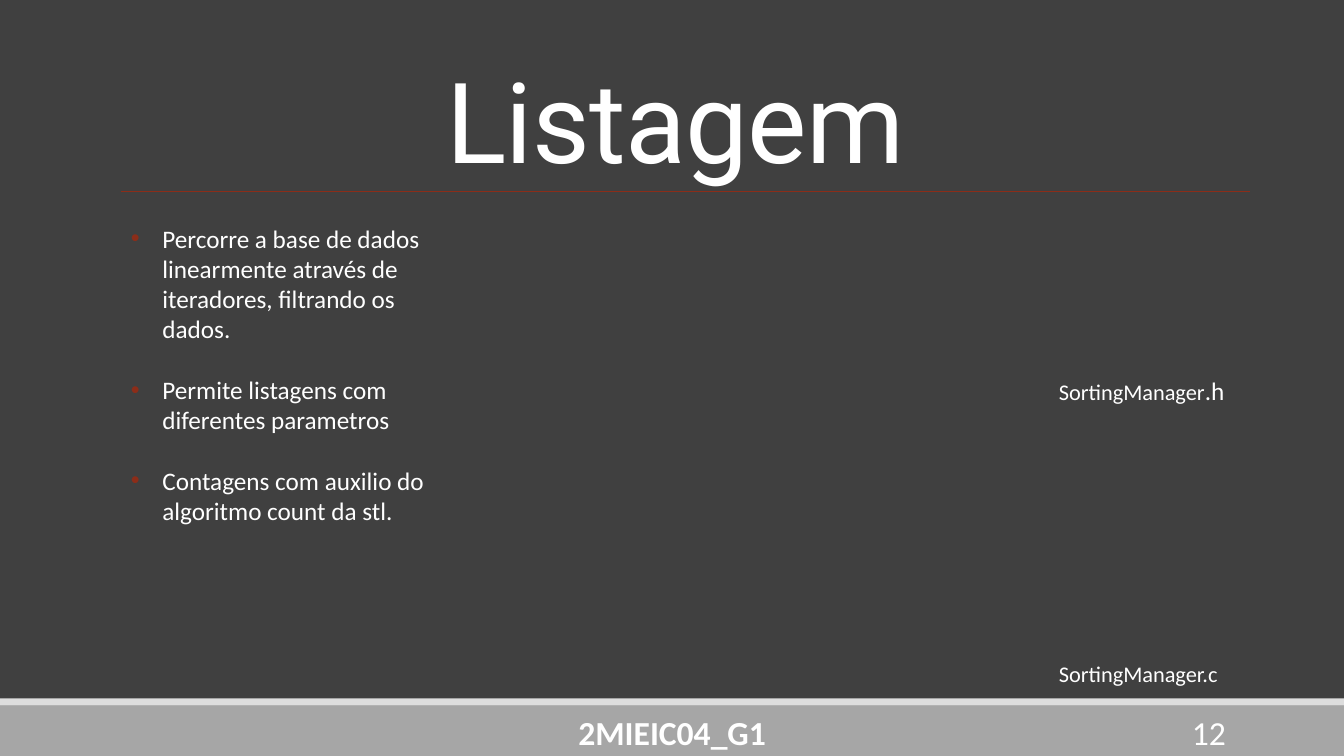
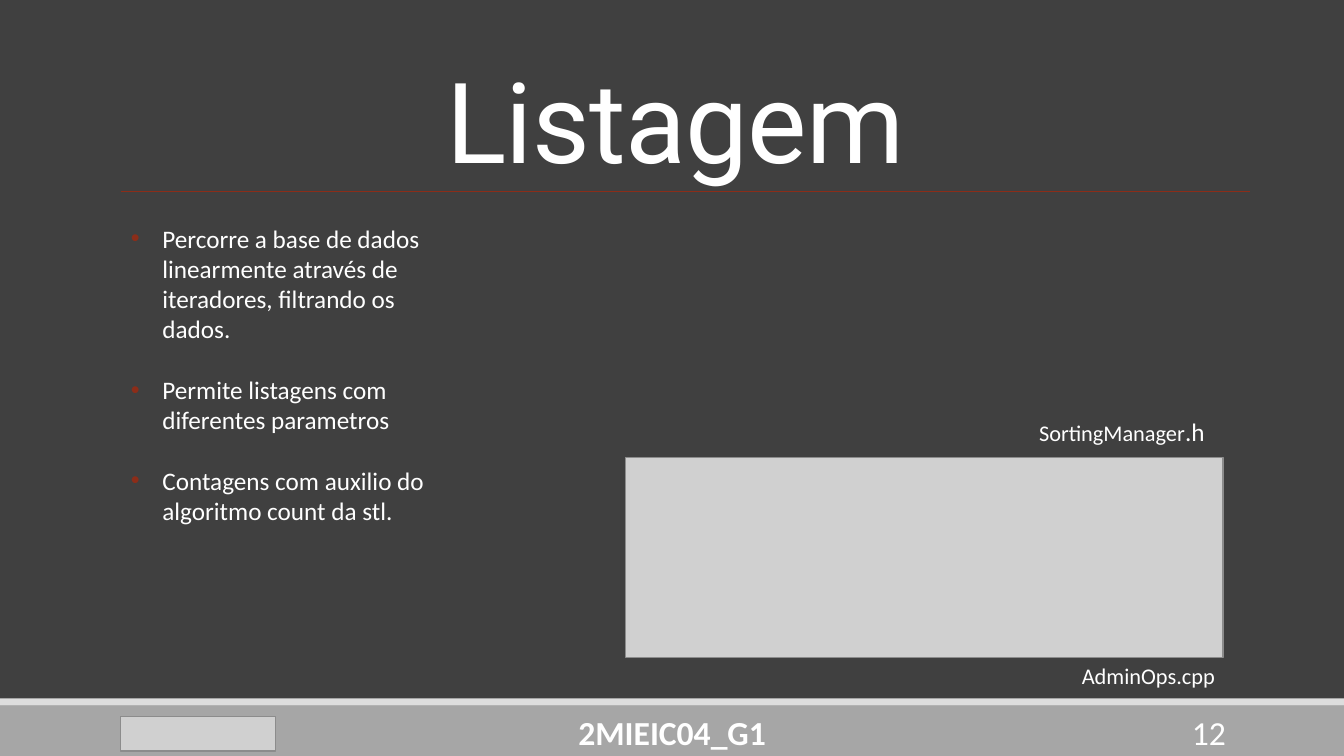
Before and after one commit to DoStini/FEUP-AEDA-proj, a slide deck: slide 12 of StreamZ_Apresentation4.pptx. Drawn at 1344x756 pixels with LibreOffice and Linux fonts; fonts in the diff are those of the drawing; grey boxes stand for pictures. Boxes give left, top, right and bottom in pixels: in the first picture for what was removed or moved away, otherwise in the second. Text is boxed around its words. In the diff, an @@ line names an element or a change of style, - is before the commit and + after.

```diff
--- a/StreamZ_Apresentation4.pptx
+++ b/StreamZ_Apresentation4.pptx
@@ text "SortingManager.h" moved from (x1=1059, y1=382, x2=1225, y2=404) to (x1=1039, y1=423, x2=1205, y2=445) @@
@@ picture added at (x1=625, y1=458, x2=1223, y2=658) @@
@@ text at (x1=1082, y1=668, x2=1215, y2=688): text changed @@
-SortingManager.c
+AdminOps.cpp
@@ picture added at (x1=121, y1=717, x2=276, y2=751) @@
```
Also in this commit, not shown: 12 other slides changed.
